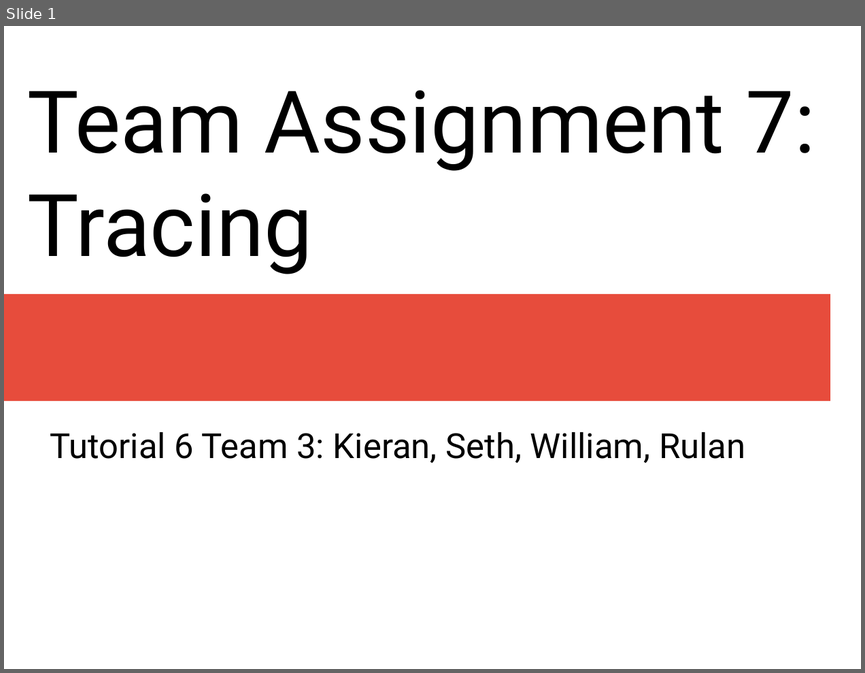
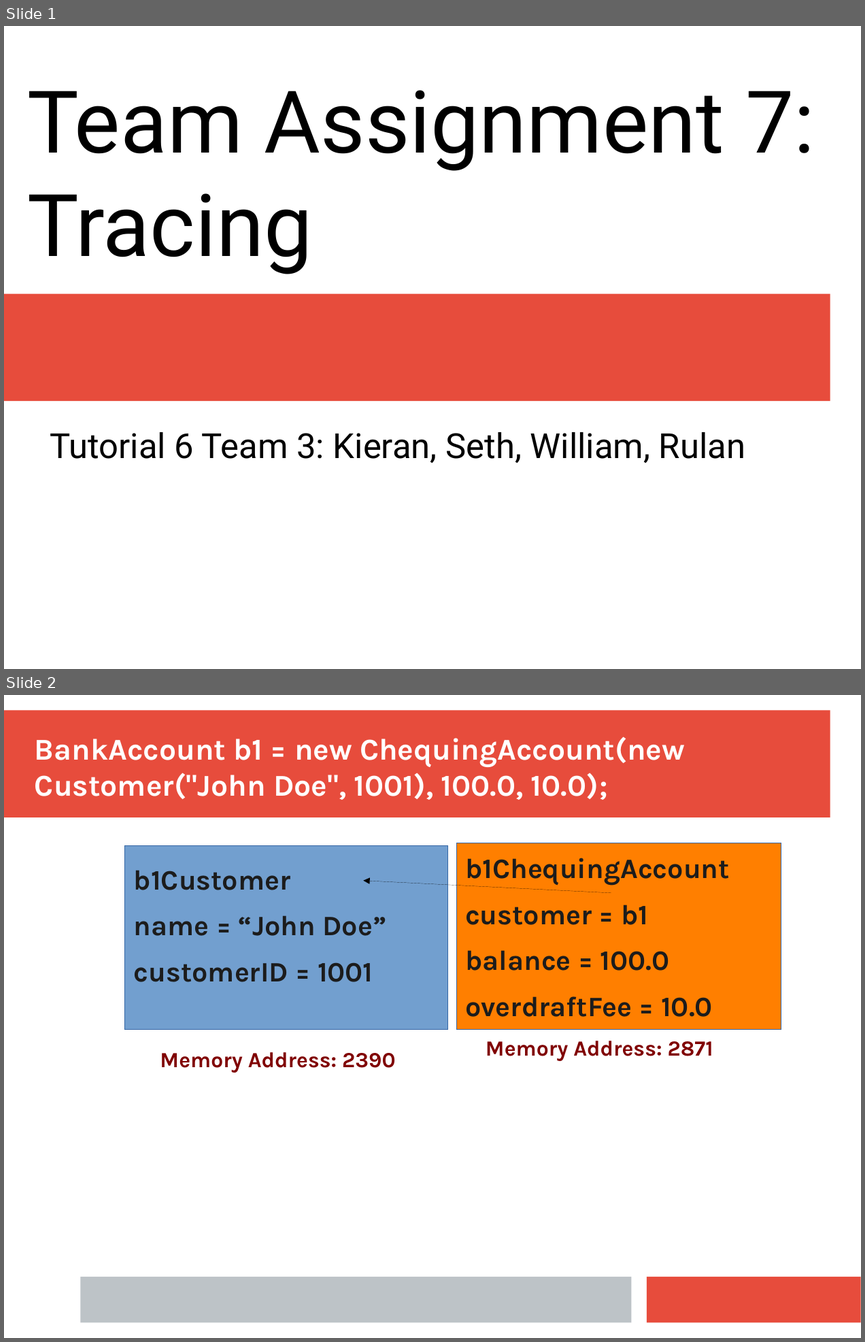
Before and after one commit to CPSC-233-Group-2018/Assignments, a slide deck: Assignment 7/AS7.pptx. Shown one above the other, each under a label of ours: slide 1 before the commit, slides 1 and 2 after it. The pictures are 865x673 and 865x1342 pixels, drawn with LibreOffice and Linux fonts; fonts in the diff are those of the drawing. Boxes give left, top, right and bottom in pixels: in the first picture for what was removed or moved away, otherwise in the second. Text is boxed around its words. In the diff, an @@ line names an element or a change of style, - is before the commit and + after.

```diff
--- a/Assignment 7/AS7.pptx
+++ b/Assignment 7/AS7.pptx
@@ slide 2 added at [4, 695, 861, 1338], background #FFFFFF @@
@@ rectangle added at [4, 711, 830, 818], fill #E74C3C @@
@@ text added at [35, 736, 685, 800], 28 pt, text #FFFFFF, bold @@
+BankAccount b1 = new ChequingAccount(new Customer("John Doe", 1001), 100.0, 10.0);
@@ rectangle added at [124, 846, 447, 1030], fill #729FCF, outline #3465A4 0.75 pt @@
@@ rectangle added at [456, 843, 781, 1030], fill #FF7F00, outline #3465A4 0.75 pt @@
@@ text added at [465, 858, 730, 1061], 26 pt, text #1C1C1C, bold @@
+b1ChequingAccount
+customer = b1
+balance = 100.0
+overdraftFee = 10.0
+Memory Address: 2871
@@ text added at [134, 870, 395, 1072], 26 pt, text #1C1C1C, bold @@
+b1Customer
+name = “John Doe”
+customerID = 1001
+Memory Address: 2390
@@ arrow added from (611, 892) to (363, 881), #000000 0.75 pt @@
@@ rectangle added at [80, 1276, 632, 1323], fill #BDC3C7 @@
@@ rectangle added at [647, 1276, 861, 1323], fill #E74C3C @@
```
Also in this commit, not shown: 2 other slides added, 1 slide removed, 9 other files.
